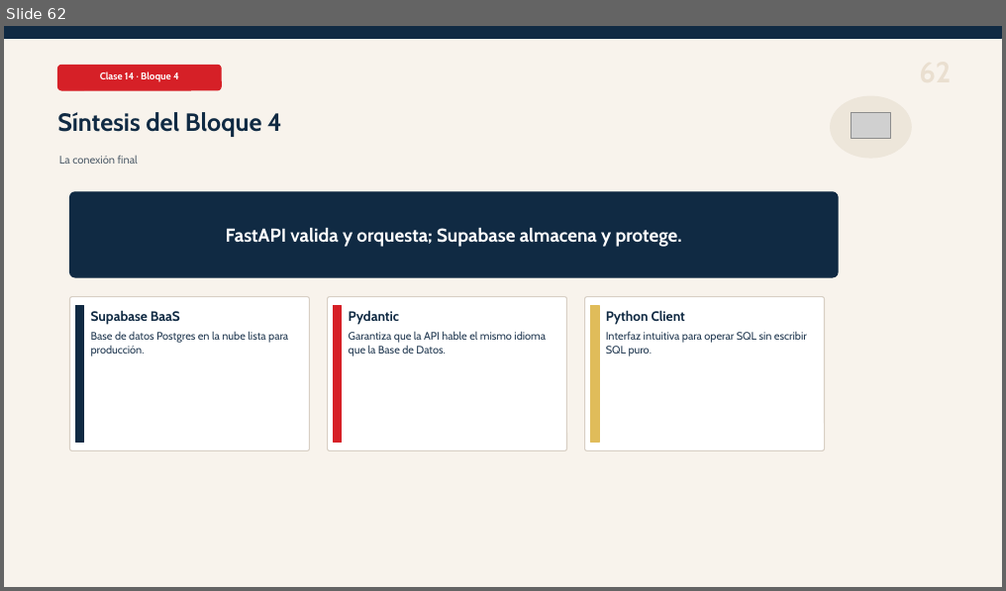
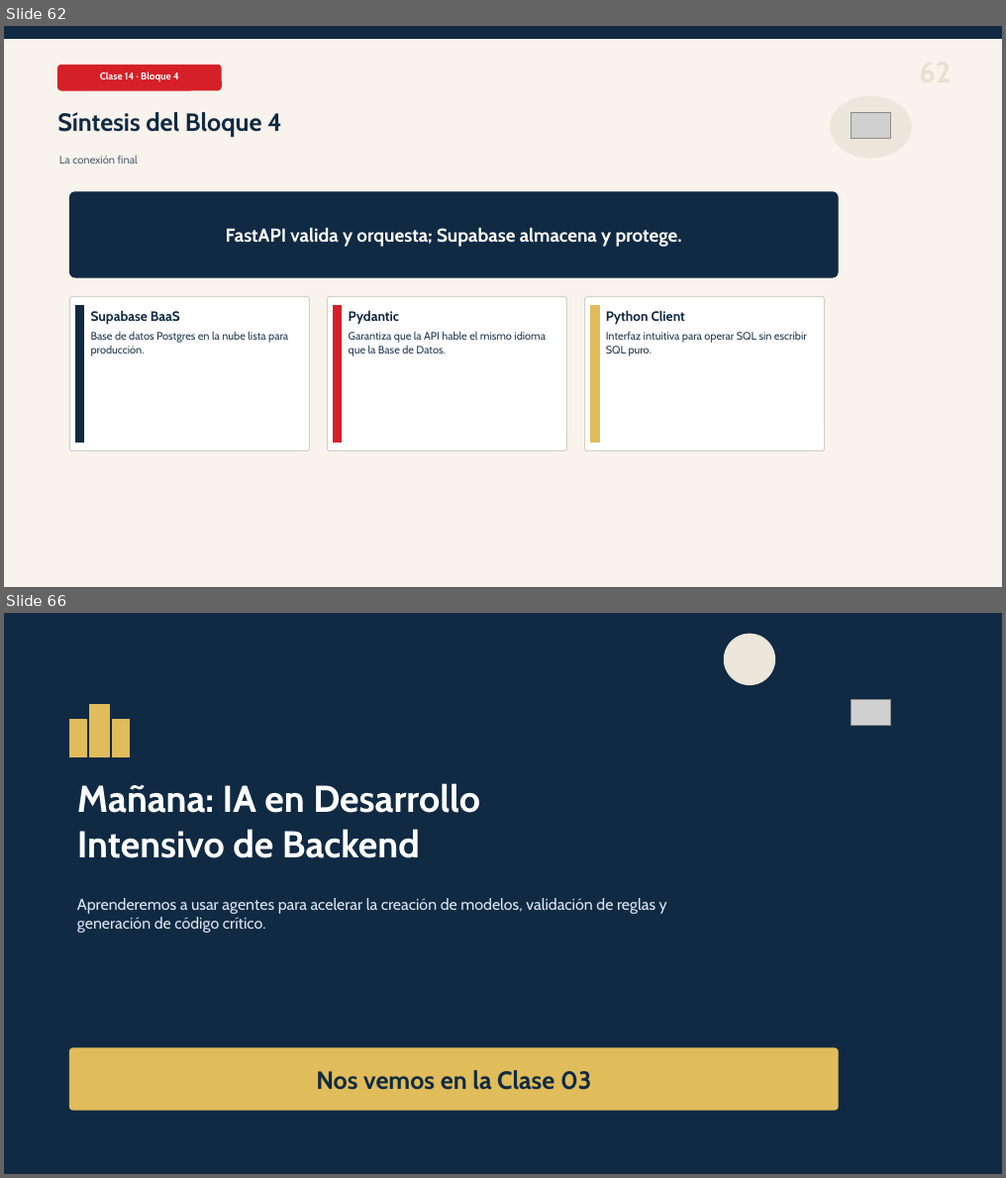
Before and after one commit to Dieg0Code/PRO301_Taller_de_Aplicaciones_para_Internet, a slide deck: clases/semana-05/02/ppt/Clase-14-Persistencia-Modelado.pptx. Shown one above the other, each under a label of ours: slide 62 before the commit, slides 62 and 66 after it; the slides between them are not shown. The pictures are 1006x591 and 1006x1178 pixels, drawn with LibreOffice and Linux fonts; fonts in the diff are those of the drawing; grey boxes stand for pictures. Boxes give left, top, right and bottom in pixels: in the first picture for what was removed or moved away, otherwise in the second. Text is boxed around its words. In the diff, an @@ line names an element or a change of style, - is before the commit and + after.

Commit message:
feat: completar materiales semana 05 (clase 02 y 03) y nuevos componentes agénticos

```diff
--- a/clases/semana-05/02/ppt/Clase-14-Persistencia-Modelado.pptx
+++ b/clases/semana-05/02/ppt/Clase-14-Persistencia-Modelado.pptx
@@ slide 66 added at (4, 613, 1002, 1174), background #102A43 @@
@@ ellipse added at (724, 634, 775, 685), fill #EDE6DA, outline #EDE6DA 1 pt @@
@@ picture added at (850, 700, 891, 725) @@
@@ rectangle added at (70, 719, 86, 758), fill #E0BC5A, outline #E0BC5A 1 pt @@
@@ rectangle added at (89, 704, 109, 757), fill #E0BC5A, outline #E0BC5A 1 pt @@
@@ rectangle added at (113, 719, 129, 758), fill #E0BC5A, outline #E0BC5A 1 pt @@
@@ text added at (77, 783, 480, 859), 36 pt, text #FFFFFF, bold @@
+Mañana: IA en Desarrollo
+Intensivo de Backend
@@ text added at (77, 898, 667, 933), 15.2 pt, text #DCE6F2 @@
+Aprenderemos a usar agentes para acelerar la creación de modelos, validación de reglas y generación de código crítico.
@@ rounded rectangle added at (70, 1049, 838, 1110), fill #E0BC5A, outline #E0BC5A 1 pt @@
@@ text added at (316, 1070, 591, 1090), 24 pt, text #102A43, bold @@
+Nos vemos en la Clase 03
```
Also in this commit, not shown: 3 other slides added, 1 slide removed, 8 other files.
